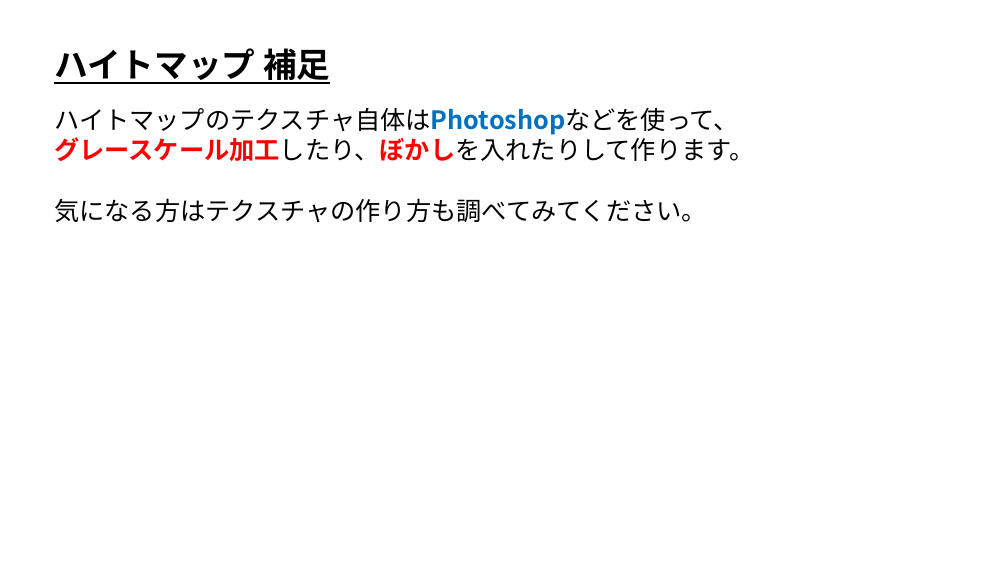
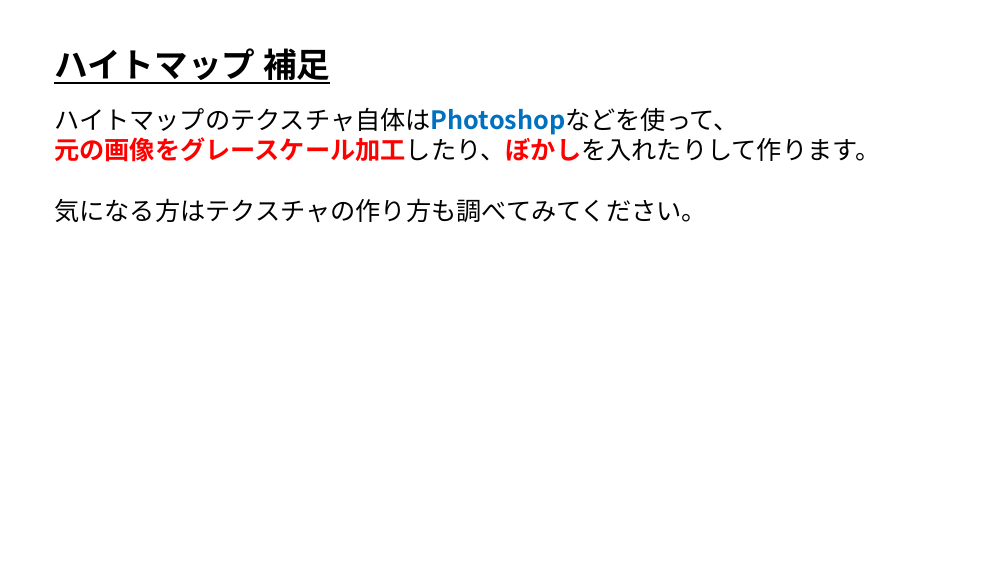
Before and after one commit to ArakiYusuke-Ohara/Textbook, a slide deck: slide 9 of ゲーム科2年/01_後期/ゲームプログラミング応用Ⅰ/04_ハイトマップ.pptx. Drawn at 1008x567 pixels with LibreOffice and Linux fonts; fonts in the diff are those of the drawing. Boxes give left, top, right and bottom in pixels: in the first picture for what was removed or moved away, otherwise in the second. Text is boxed around its words. In the diff, an @@ line names an element or a change of style, - is before the commit and + after.

```diff
--- a/ゲーム科2年/01_後期/ゲームプログラミング応用Ⅰ/04_ハイトマップ.pptx
+++ b/ゲーム科2年/01_後期/ゲームプログラミング応用Ⅰ/04_ハイトマップ.pptx
@@ text at <box>54,133,880,162</box>: text changed; text colour #000000 to #FF0000; bold on @@
-グレースケール加工したり、ぼかしを入れたりして作ります。
+元の画像をグレースケール加工したり、ぼかしを入れたりして作ります。
```
Also in this commit, not shown: 13 other files.
